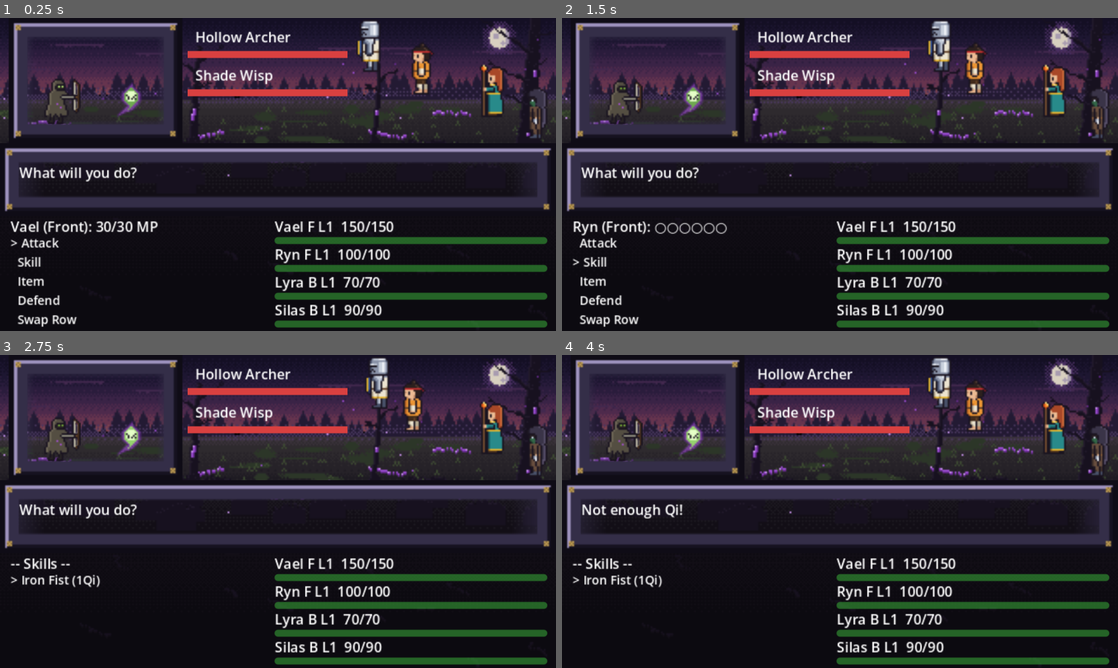
Above: before the commit, frames 1-4 (two rows, left to right).
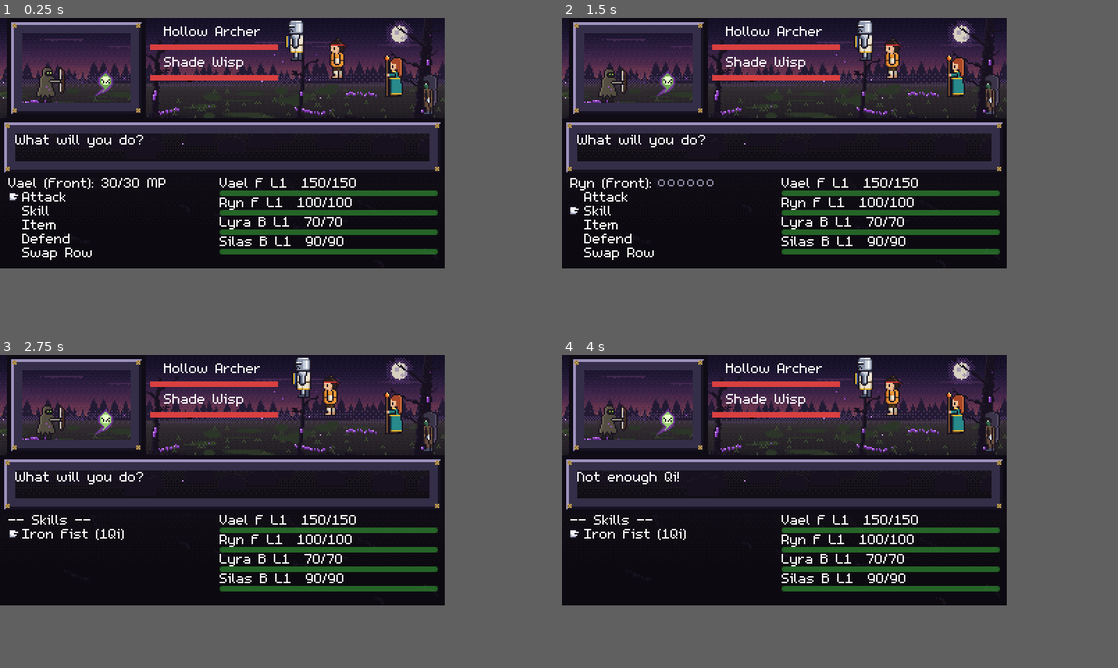
Above: after the commit, the same moments.

Repository: corytomlinson-oss/project_divine_light
Game: Godot game, scene res://scenes/battle/Battle.tscn
The game is run twice, just before and just after one commit, with the same random seed, the same clock (stepped at 60 frames per second) and the same inputs. This scene is started directly instead of the project's main scene.
Inputs:
- Up to frame 1 (0.25 s): no input
- Up to frame 2 (1.5 s): tap Enter (ui_accept) at 0.5, 0.77 s; hold Right (ui_right) 0.53-1.28 s; tap E at 0.6, 1.35 s; hold Down (ui_down) from 1.28 s (still down)
- Up to frame 3 (2.75 s): tap Enter (ui_accept) at 1.52 s; release Down (ui_down) at 2.03 s; hold Right (ui_right) from 2.03 s (still down); tap E at 2.1 s
- Up to frame 4 (4 s): release Right (ui_right) at 2.78 s; hold Up (ui_up) 2.78-3.53 s; tap E at 2.85, 3.6 s; tap Enter (ui_accept) at 3.02, 3.77 s; hold Left (ui_left) from 3.53 s (still down)
In our replay, the window is 800x450 before the commit and 640x360 after it. These sizes can differ from the game's own. Grey fills any space a smaller window leaves; there, only what the larger window draws over its background counts as a difference.

The runs differ from the first frame. In frame 1, 43% of the frame differs, in the area x 0-100%, y 0-99%; in frame 2, 43%; in frame 3, 42%; in frame 4, 42%.

Commit message:
Milestone 17a: pixel-perfect rendering, m5x7 font, glove cursor
- Viewport stretch mode, nearest texture filtering, 2D pixel snapping:
  the game renders at a true 320x180 and scales by whole pixels.
- m5x7 (Daniel Linssen, CC0) as the project-wide theme font at its native
  size 16, trimmed to 10px lines; all per-label font size overrides removed.
- Shared MenuCursor (hand-placed 8x7 glove) replaces every typed "> "
  in battle menus, targeting and the equip screen.
- Ryn's Qi pips drawn as pixel dots (QiPips); m5x7 has no circle glyphs
  and the system-font fallback pushed the header over the action menu.
- Level-up message fits the two-line message box; em dashes -> hyphens.
- Docs: Milestone 17 split into 17a-17d, spell VFX split out as its own
  milestone, 17a notes and screenshot-testing workflow in CLAUDE.md.

Co-Authored-By: Claude Opus 5.5 <noreply@anthropic.com>

Diff:
--- /dev/null
+++ b/divine-light/assets/fonts/m5x7_ui.tres
@@ -0,0 +1,7 @@
+[gd_resource type="FontVariation" format=3]
+
+[ext_resource type="FontFile" path="res://assets/fonts/m5x7.ttf" id="1_qu6dt"]
+
+[resource]
+base_font = ExtResource("1_qu6dt")
+spacing_top = -3
--- /dev/null
+++ b/divine-light/assets/ui/theme.tres
@@ -0,0 +1,7 @@
+[gd_resource type="Theme" format=3]
+
+[ext_resource type="FontVariation" path="res://assets/fonts/m5x7_ui.tres" id="1_6cha6"]
+
+[resource]
+default_font = ExtResource("1_6cha6")
+default_font_size = 16
--- a/divine-light/project.godot
+++ b/divine-light/project.godot
@@ -27,8 +27,12 @@
 window/size/viewport_height=180
 window/size/window_width_override=960
 window/size/window_height_override=540
-window/stretch/mode="canvas_items"
+window/stretch/mode="viewport"
 window/stretch/aspect="expand"
+
+[gui]
+
+theme/custom="res://assets/ui/theme.tres"
 
 [physics]
 
@@ -36,5 +40,7 @@
 
 [rendering]
 
+textures/canvas_textures/default_texture_filter=0
 rendering_device/driver.windows="d3d12"
 renderer/rendering_method="mobile"
+2d/snap/snap_2d_transforms_to_pixel=true
--- a/divine-light/scenes/battle/Battle.tscn
+++ b/divine-light/scenes/battle/Battle.tscn
@@ -39,7 +39,6 @@
 offset_top = 11.0
 offset_right = 309.0
 offset_bottom = 31.0
-theme_override_font_sizes/font_size = 8
 autowrap_mode = 3
 text = ""
 
@@ -50,7 +49,6 @@
 offset_top = 114.0
 offset_right = 150.0
 offset_bottom = 124.0
-theme_override_font_sizes/font_size = 8
 text = ""
 
 [node name="ActionMenu" type="VBoxContainer" parent="SelectionArea"]
@@ -61,23 +59,18 @@
 theme_override_constants/separation = 0
 
 [node name="Option0" type="Label" parent="SelectionArea/ActionMenu"]
-theme_override_font_sizes/font_size = 7
 text = "> Attack"
 
 [node name="Option1" type="Label" parent="SelectionArea/ActionMenu"]
-theme_override_font_sizes/font_size = 7
 text = "  Skill"
 
 [node name="Option2" type="Label" parent="SelectionArea/ActionMenu"]
-theme_override_font_sizes/font_size = 7
 text = "  Item"
 
 [node name="Option3" type="Label" parent="SelectionArea/ActionMenu"]
-theme_override_font_sizes/font_size = 7
 text = "  Defend"
 
 [node name="Option4" type="Label" parent="SelectionArea/ActionMenu"]
-theme_override_font_sizes/font_size = 7
 text = "  Run"
 
 [node name="PartyPanel" type="VBoxContainer" parent="."]
@@ -88,17 +81,13 @@
 theme_override_constants/separation = 0
 
 [node name="HP_Vael" type="Label" parent="PartyPanel"]
-theme_override_font_sizes/font_size = 8
 text = "Vael   150/150"
 
 [node name="HP_Ryn" type="Label" parent="PartyPanel"]
-theme_override_font_sizes/font_size = 8
 text = "Ryn    100/100"
 
 [node name="HP_Lyra" type="Label" parent="PartyPanel"]
-theme_override_font_sizes/font_size = 8
 text = "Lyra    70/ 70"
 
 [node name="HP_Silas" type="Label" parent="PartyPanel"]
-theme_override_font_sizes/font_size = 8
 text = "Silas   90/ 90"
--- a/divine-light/scenes/equip/Equip.tscn
+++ b/divine-light/scenes/equip/Equip.tscn
@@ -15,7 +15,6 @@
 offset_top = 6.0
 offset_right = 312.0
 offset_bottom = 18.0
-theme_override_font_sizes/font_size = 9
 text = "Equip"
 
 [node name="OptionList" type="VBoxContainer" parent="."]
@@ -30,7 +29,6 @@
 offset_top = 108.0
 offset_right = 312.0
 offset_bottom = 150.0
-theme_override_font_sizes/font_size = 8
 autowrap_mode = 3
 text = ""
 
@@ -39,5 +37,4 @@
 offset_top = 164.0
 offset_right = 312.0
 offset_bottom = 178.0
-theme_override_font_sizes/font_size = 7
 text = ""
--- a/divine-light/scripts/battle/Battle.gd
+++ b/divine-light/scripts/battle/Battle.gd
@@ -217,6 +217,10 @@
 @onready var selection_header: Label = $SelectionArea/SelectionHeader
 @onready var action_menu: VBoxContainer = $SelectionArea/ActionMenu
 
+var _cursor := MenuCursor.new()
+var _qi_pips := QiPips.new()
+var _qi_header_text := ""  # the header text the Qi pips belong beside
+
 
 func _ready() -> void:
 	_option_labels = [
@@ -233,6 +237,8 @@
 		$PartyPanel/HP_Silas,
 	]
 	_party = GameManager.party
+	add_child(_cursor)
+	$SelectionArea.add_child(_qi_pips)
 	_setup_background()
 	_setup_party_bars()
 	_enemies = _generate_encounter()
@@ -322,7 +328,6 @@
 		var label := Label.new()
 		label.position = Vector2(108, 5 + i * row_h)
 		label.size = Vector2(ENEMY_BAR_W, 14)
-		label.add_theme_font_size_override("font_size", 8)
 		label.text = "  " + _enemies[i].display_name
 		$EnemyArea.add_child(label)
 		_enemy_labels.append(label)
@@ -594,6 +599,10 @@
 
 func _process(delta: float) -> void:
 	_update_party_positions(delta)
+	_cursor.target = _cursor_target()
+	# Other menus reuse the header ("Target?", "-- Skills --"), so the pips
+	# show only while it still holds Ryn's line.
+	_qi_pips.visible = _qi_header_text != "" and selection_header.text == _qi_header_text
 	match state:
 		State.SELECTING:
 			_handle_menu_input()
@@ -607,6 +616,21 @@
 					message_label.text = _level_up_queue.pop_front()
 				else:
 					get_tree().change_scene_to_file(GameManager.current_scene_path)
+
+
+## The label the menu cursor should point at right now, or null to hide it.
+func _cursor_target() -> Control:
+	if state != State.SELECTING:
+		return null
+	match _menu_state:
+		MenuState.TARGETING:
+			return _enemy_labels[_target_index] if _target_index < _enemy_labels.size() else null
+		MenuState.ALLY_TARGETING:
+			return _party_hp_labels[_target_ally_index] if _target_ally_index < _party_hp_labels.size() else null
+	if not action_menu.visible:
+		return null
+	var row: int = _menu_cursor - _list_scroll
+	return _option_labels[row] if row >= 0 and row < _option_labels.size() else null
 
 
 func _debug_level_all(direction: int) -> void:
@@ -1319,7 +1343,7 @@
 					total += dmg
 			_update_ui()
 			var crit_tag := " CRIT!" if any_crit else ""
-			message_label.text = "%s uses %s!\n%d hits on %s — %d total!%s" % [member.display_name, skill["name"], hits, target.display_name, total, crit_tag]
+			message_label.text = "%s uses %s!\n%d hits on %s - %d total!%s" % [member.display_name, skill["name"], hits, target.display_name, total, crit_tag]
 			if _enemies.filter(func(e): return e.is_alive()).is_empty():
 				_end_battle(true)
 
@@ -1563,7 +1587,7 @@
 				target.def_buff = -int(power)
 				target.def_buff_rounds = 3
 			_update_ui()
-			message_label.text = "%s exposes %s's weak point!\nDEF lowered — party deals bonus damage!" % [member.display_name, target.display_name]
+			message_label.text = "%s exposes %s's weak point!\nDEF lowered - party deals bonus damage!" % [member.display_name, target.display_name]
 
 		"garrote":
 			var target: Combatant = _get_enemy_target(member)
@@ -1805,11 +1829,12 @@
 
 func _build_levelup_text(member: Combatant) -> String:
 	var g: Dictionary = Combatant.LEVEL_GAINS.get(member.char_class, {})
-	var line2 := "HP+%d ATK+%d DEF+%d AGI+%d" % [g.get("hp", 0), g.get("atk", 0), g.get("def", 0), g.get("agi", 0)]
-	var line3 := "INT+%d" % g.get("int", 0)
+	# Two lines: the message box only has room for two.
+	var line1 := "%s reached Level %d!  HP+%d" % [member.display_name, member.level, g.get("hp", 0)]
 	if g.get("mp", 0) > 0:
-		line3 = "MP+%d %s" % [g.get("mp", 0), line3]
-	return "%s reached Level %d!\n%s\n%s  Press Enter." % [member.display_name, member.level, line2, line3]
+		line1 += " MP+%d" % g.get("mp", 0)
+	var line2 := "ATK+%d DEF+%d INT+%d AGI+%d  Press Enter." % [g.get("atk", 0), g.get("def", 0), g.get("int", 0), g.get("agi", 0)]
+	return "%s\n%s" % [line1, line2]
 
 
 func _clamp_list_scroll() -> void:
@@ -1829,7 +1854,7 @@
 	for i in page:
 		var idx: int = (_list_scroll + i) if scrollable else i
 		if idx < _menu_options.size():
-			_option_labels[i].text = ("> " if idx == _menu_cursor else "  ") + _menu_options[idx]
+			_option_labels[i].text = "  " + _menu_options[idx]
 			_option_labels[i].visible = true
 		else:
 			_option_labels[i].text = ""
@@ -1841,11 +1866,16 @@
 		return
 	var member: Combatant = _party[_selecting_index]
 	var row_label: String = "Front" if member.row == "front" else "Back"
+	_qi_header_text = ""
 	if member.char_class == "Ryn":
-		var pips := ""
-		for i in member.max_qi:
-			pips += "●" if i < member.qi else "○"
-		selection_header.text = "%s (%s): %s" % [member.display_name, row_label, pips]
+		selection_header.text = "%s (%s):" % [member.display_name, row_label]
+		_qi_header_text = selection_header.text
+		_qi_pips.qi = member.qi
+		_qi_pips.max_qi = member.max_qi
+		var font: Font = selection_header.get_theme_font("font")
+		var text_w: float = font.get_string_size(selection_header.text, HORIZONTAL_ALIGNMENT_LEFT, -1, selection_header.get_theme_font_size("font_size")).x
+		# 2px down centers the 5px pips on the 7px capitals.
+		_qi_pips.position = selection_header.position + Vector2(text_w + 4, 2)
 	elif member.char_class == "Lyra":
 		selection_header.text = "%s (%s) [%s]: %d/%d MP" % [member.display_name, row_label, member.stance, member.mp, member.max_mp]
 	elif member.max_mp > 0:
@@ -1869,7 +1899,7 @@
 			label.modulate = Color(0.5, 0.5, 0.5)
 			bar.size.x = 0.0
 		elif _menu_state == MenuState.TARGETING and i == _target_index:
-			label.text = "> %s" % enemy.display_name
+			label.text = "  %s" % enemy.display_name
 			label.modulate = Color(1.0, 1.0, 0.3)
 			bar.size.x = ENEMY_BAR_W * pct
 			bar.color = Color(1.0, 1.0, 0.3, 1)
@@ -1892,7 +1922,7 @@
 
 		var name_str: String
 		if _menu_state == MenuState.ALLY_TARGETING:
-			name_str = ("> " if i == _target_ally_index else "  ") + member.display_name
+			name_str = "  " + member.display_name
 		else:
 			name_str = member.display_name
 		var row_tag: String = "F" if member.row == "front" else "B"
--- a/divine-light/scripts/equip/Equip.gd
+++ b/divine-light/scripts/equip/Equip.gd
@@ -20,12 +20,13 @@
 @onready var option_list: VBoxContainer = $OptionList
 
 var _option_labels: Array = []
+var _menu_cursor := MenuCursor.new()
 
 
 func _ready() -> void:
+	add_child(_menu_cursor)
 	for i in 5:
 		var label := Label.new()
-		label.add_theme_font_size_override("font_size", 8)
 		option_list.add_child(label)
 		_option_labels.append(label)
 	_update_ui()
@@ -129,6 +130,7 @@
 func _update_ui() -> void:
 	for label in _option_labels:
 		label.visible = false
+	_menu_cursor.target = _option_labels[_cursor]
 
 	match _state:
 		MenuState.CHARACTER_SELECT:
@@ -138,7 +140,7 @@
 			var party: Array = GameManager.party
 			for i in party.size():
 				var member: Combatant = party[i]
-				_option_labels[i].text = ("> " if i == _cursor else "  ") + "%s  Lv%d %s" % [member.display_name, member.level, member.char_class]
+				_option_labels[i].text = "  " + "%s  Lv%d %s" % [member.display_name, member.level, member.char_class]
 				_option_labels[i].visible = true
 
 		MenuState.SLOT_SELECT:
@@ -152,7 +154,7 @@
 				var slot: String = Equipment.SLOTS[i]
 				var equipped: String = member.equipment.get(slot, "")
 				var shown: String = equipped if equipped != "" else "-- empty --"
-				_option_labels[i].text = ("> " if i == _cursor else "  ") + "%s: %s" % [slot.capitalize(), shown]
+				_option_labels[i].text = "  " + "%s: %s" % [slot.capitalize(), shown]
 				_option_labels[i].visible = true
 
 		MenuState.ITEM_SELECT:
@@ -162,6 +164,7 @@
 			help_label.text = "Up/Down: Select   A: Equip   B: Back"
 			if _item_options.is_empty():
 				_option_labels[0].text = "No equippable items."
+				_menu_cursor.target = null
 				_option_labels[0].visible = true
 			else:
 				for i in _item_options.size():
@@ -174,5 +177,5 @@
 						var set_id: String = Equipment.DEFS.get(item_name, {}).get("set_id", "")
 						if set_id != "":
 							shown += " [%s]" % Equipment.SET_BONUSES.get(set_id, {}).get("name", set_id)
-					_option_labels[i].text = ("> " if i == _cursor else "  ") + shown
+					_option_labels[i].text = "  " + shown
 					_option_labels[i].visible = true
--- /dev/null
+++ b/divine-light/scripts/ui/MenuCursor.gd
@@ -0,0 +1,34 @@
+class_name MenuCursor
+extends Sprite2D
+
+# Milestone 17a's pointing-glove cursor (assets/ui/cursor.png, drawn by
+# assets/ui/source/build_cursor.py). Replaces the typed "> " every menu used
+# to prepend: menus now give every option the same two-space indent (10px in
+# m5x7, room for the 8px glove plus a gap) and just set `target` to the
+# selected label. The cursor re-reads the label's position every frame, so
+# container relayout and list scrolling need no extra hooks.
+
+const TEXTURE := preload("res://assets/ui/cursor.png")
+const BOB_PERIOD := 0.5  # seconds for one out-and-back nudge
+
+## The label to point at, or null to hide the cursor.
+var target: Control = null
+
+var _t := 0.0
+
+
+func _init() -> void:
+	texture = TEXTURE
+	centered = false
+	z_index = 10
+
+
+func _process(delta: float) -> void:
+	visible = target != null and is_instance_valid(target) and target.is_visible_in_tree()
+	if not visible:
+		return
+	_t = fmod(_t + delta, BOB_PERIOD)
+	var nudge := -1.0 if _t >= BOB_PERIOD / 2.0 else 0.0
+	# x 0 leaves a 2px gap before the text; y +1 lines the 7px glove up with
+	# m5x7's capitals (1px below the label top).
+	global_position = target.global_position + Vector2(nudge, 1.0)
--- /dev/null
+++ b/divine-light/scripts/ui/QiPips.gd
@@ -0,0 +1,34 @@
+class_name QiPips
+extends Control
+
+# Ryn's Qi meter as drawn pixel pips (Milestone 17a). m5x7 has no ● / ○
+# glyphs, and the system-font fallback drew them huge enough to push the
+# battle header down over the action menu. Filled pips = Qi available,
+# rings = empty.
+
+const PIP := 5  # each pip is a 5x5 pixel circle
+const GAP := 2
+const FILL := Color(1.0, 0.85, 0.3)
+const EMPTY := Color(0.55, 0.55, 0.65)
+
+var qi := 0:
+	set(value):
+		qi = value
+		queue_redraw()
+var max_qi := 6:
+	set(value):
+		max_qi = value
+		queue_redraw()
+
+
+func _draw() -> void:
+	for i in max_qi:
+		var x := float(i * (PIP + GAP))
+		if i < qi:
+			draw_rect(Rect2(x + 1, 0, 3, 5), FILL)
+			draw_rect(Rect2(x, 1, 5, 3), FILL)
+		else:
+			draw_rect(Rect2(x + 1, 0, 3, 1), EMPTY)
+			draw_rect(Rect2(x + 1, 4, 3, 1), EMPTY)
+			draw_rect(Rect2(x, 1, 1, 3), EMPTY)
+			draw_rect(Rect2(x + 4, 1, 1, 3), EMPTY)
Binary file added: divine-light/assets/fonts/m5x7.ttf
Not shown, added: divine-light/assets/fonts/m5x7.ttf.import
Binary file added: divine-light/assets/ui/cursor.png
Not shown, added: divine-light/assets/ui/cursor.png.import
Not shown, added: divine-light/scripts/ui/MenuCursor.gd.uid
Not shown, added: divine-light/scripts/ui/QiPips.gd.uid
Not shown, changed: ASSETS.md
Not shown, changed: CLAUDE.md
Not shown, changed: README.md
Not shown, added: divine-light/assets/ui/source/build_cursor.py
